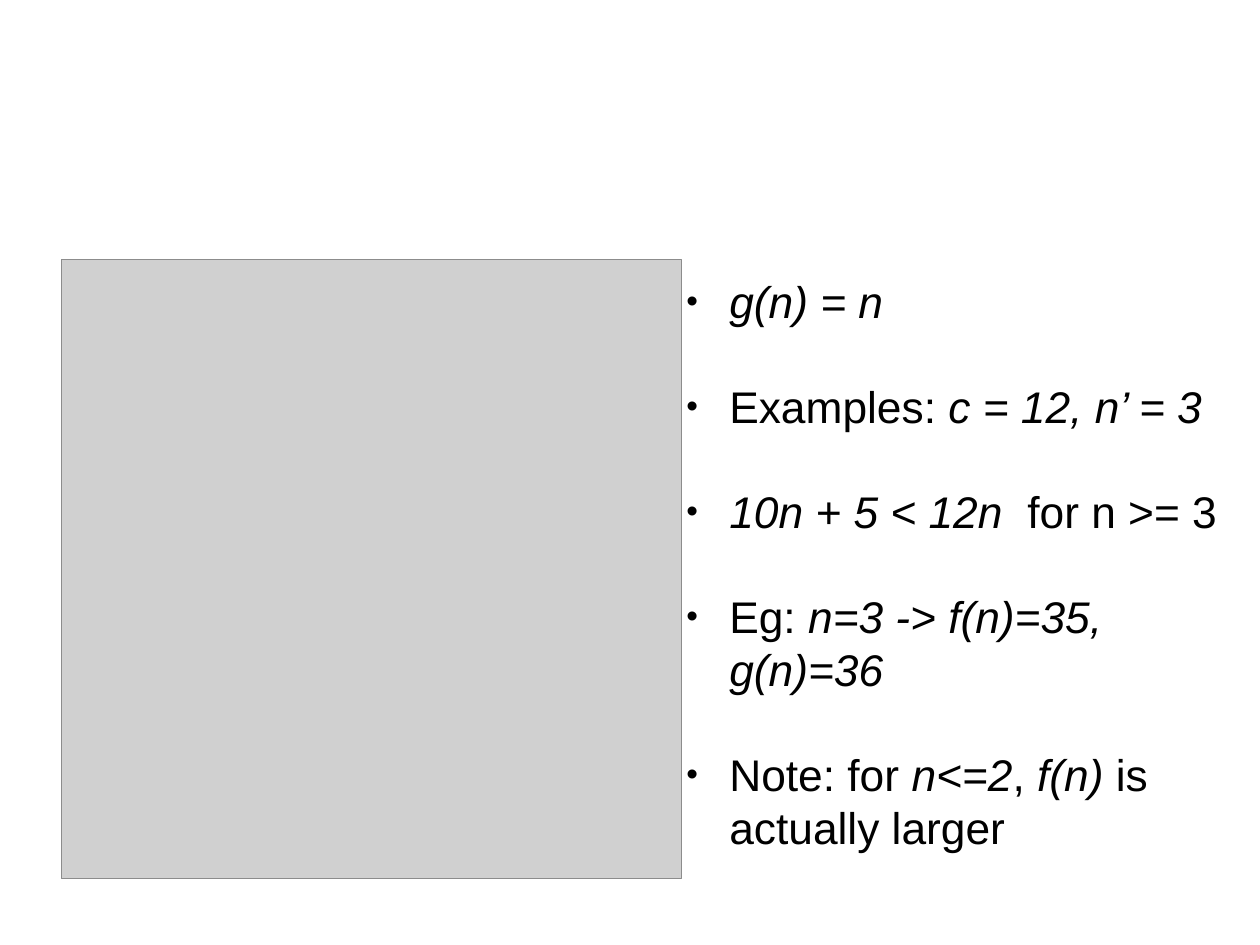
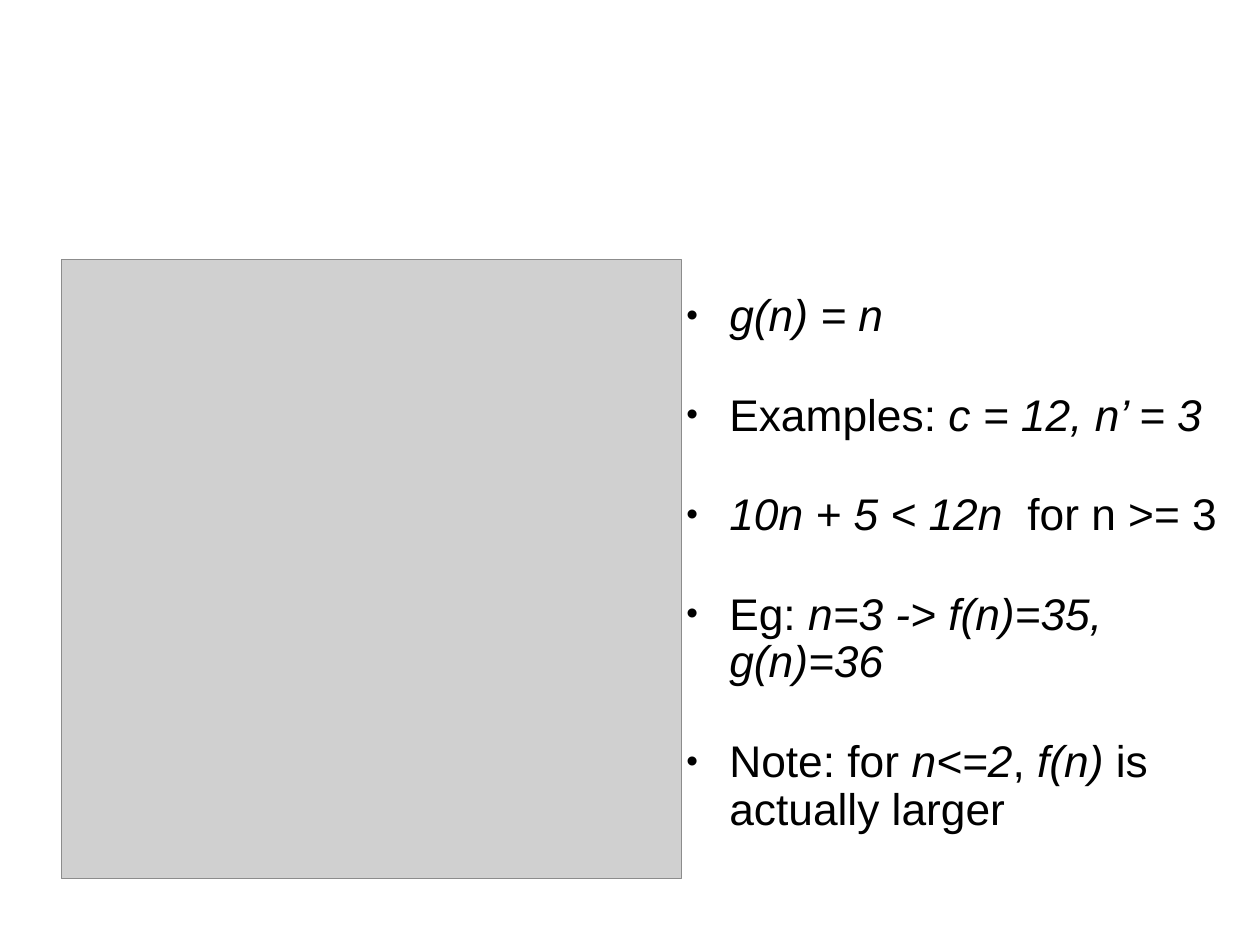
Before and after one commit to arcuri82/algorithms, a slide deck: slide 18 of docs/slides/03/03_analysis_sort.pptx. Drawn at 1260x945 pixels with LibreOffice and Linux fonts; fonts in the diff are those of the drawing; grey boxes stand for pictures. Boxes give left, top, right and bottom in pixels: in the first picture for what was removed or moved away, otherwise in the second. Text is boxed around its words. In the diff, an @@ line names an element or a change of style, - is before the commit and + after.

```diff
--- a/docs/slides/03/03_analysis_sort.pptx
+++ b/docs/slides/03/03_analysis_sort.pptx
@@ text "g(n) = n" at bbox=[729, 299, 1217, 833]: line spacing 1 to 0.9 @@
```
Also in this commit, not shown: 1 other slide changed, 1 slide added, 1 other file.
